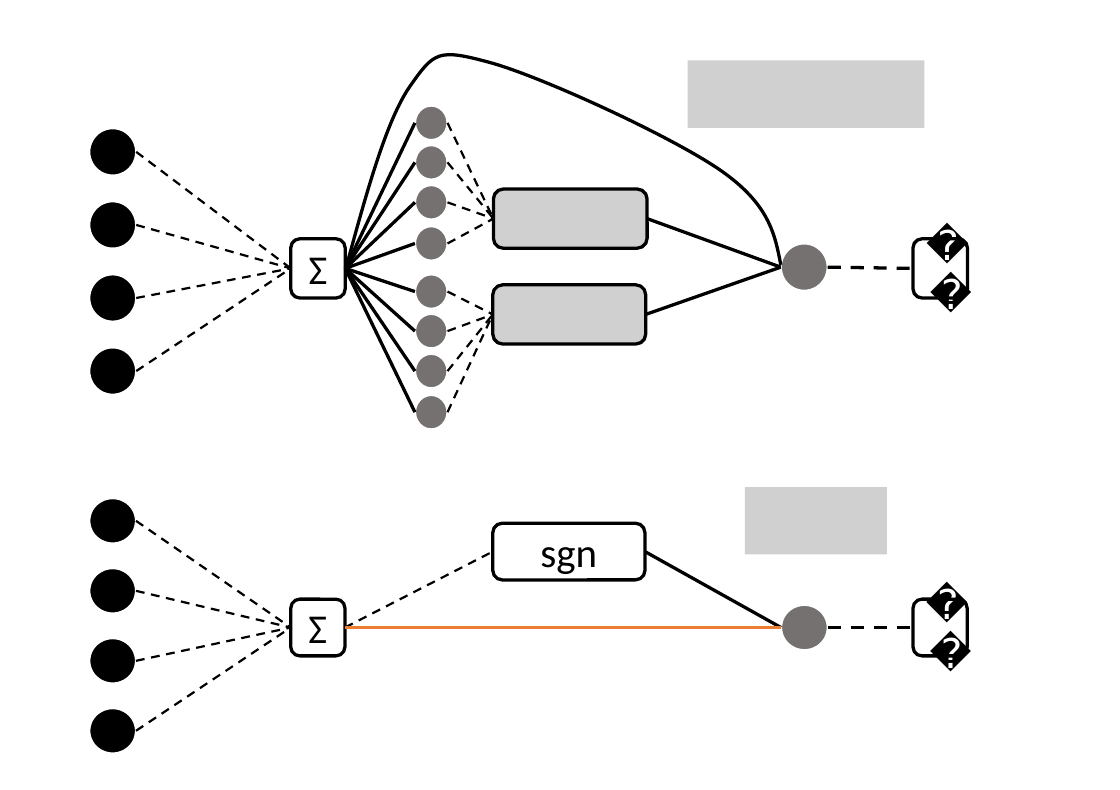
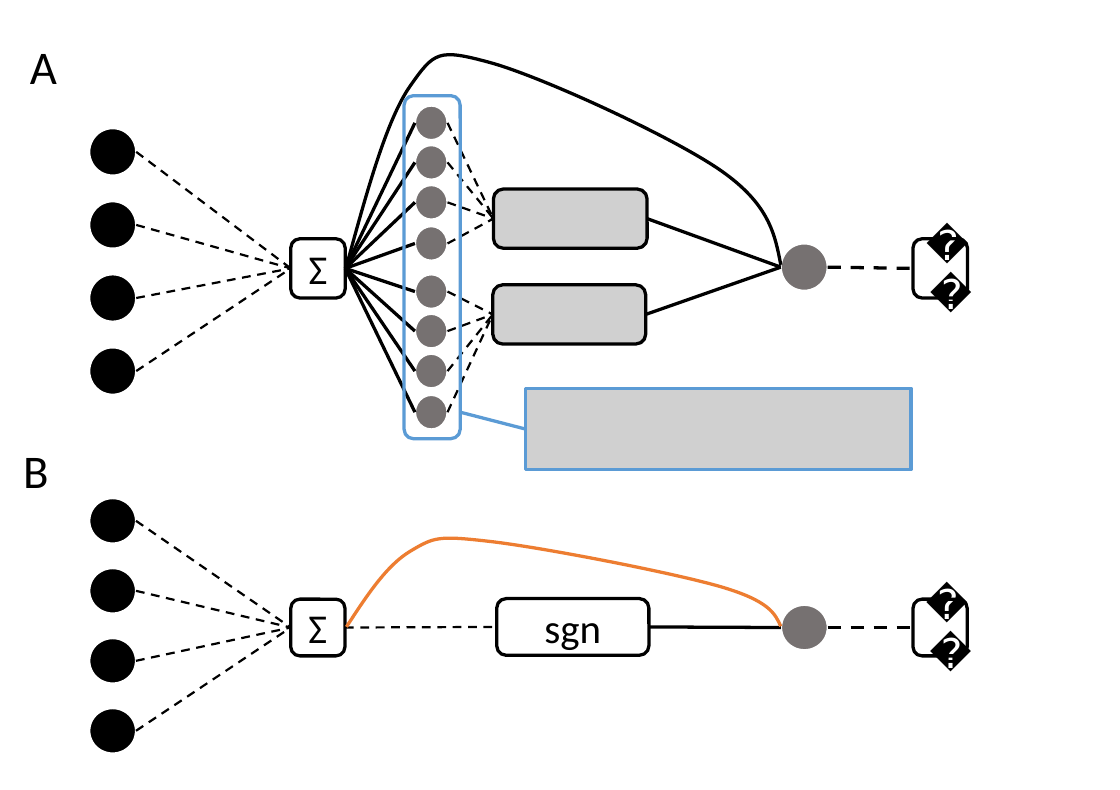
Before and after one commit to ocadni/h2arnn, a slide deck: slide 1 of results/tex/img/CW_arch.pptx. Drawn at 1120x790 pixels with LibreOffice and Linux fonts; fonts in the diff are those of the drawing; grey boxes stand for pictures. Boxes give left, top, right and bottom in pixels: in the first picture for what was removed or moved away, otherwise in the second. Text is boxed around its words. In the diff, an @@ line names an element or a change of style, - is before the commit and + after.

```diff
--- a/results/tex/img/CW_arch.pptx
+++ b/results/tex/img/CW_arch.pptx
@@ text added at <box>30,54,57,84</box>, 32 pt, text #000000 @@
+A
@@ picture removed at <box>688,60,925,127</box> @@
@@ rounded rectangle added at <box>405,96,460,439</box>, outline #5B9BD5 2.25 pt @@
@@ picture added at <box>526,389,911,470</box> @@
@@ line added from (460, 412) to (526, 429), #5B9BD5 2.25 pt @@
@@ text added at <box>23,458,48,488</box>, 32 pt, text #000000 @@
+B
@@ picture removed at <box>745,488,887,555</box> @@
@@ freeform shape added at <box>347,538,781,627</box>, outline #ED7D31 2.25 pt @@
@@ rounded rectangle "sgn": place and size @@
-rounded rectangle "sgn" at <box>493,524,645,581</box>
+rounded rectangle "sgn" at <box>496,598,648,655</box>
@@ line moved from (345, 628) - (493, 552) to (345, 628) - (496, 627) @@
@@ line removed from (345, 628) to (781, 628) @@
@@ line moved from (645, 552) - (781, 628) to (649, 627) - (781, 628) @@
```
Also in this commit, not shown: 14 other files.
